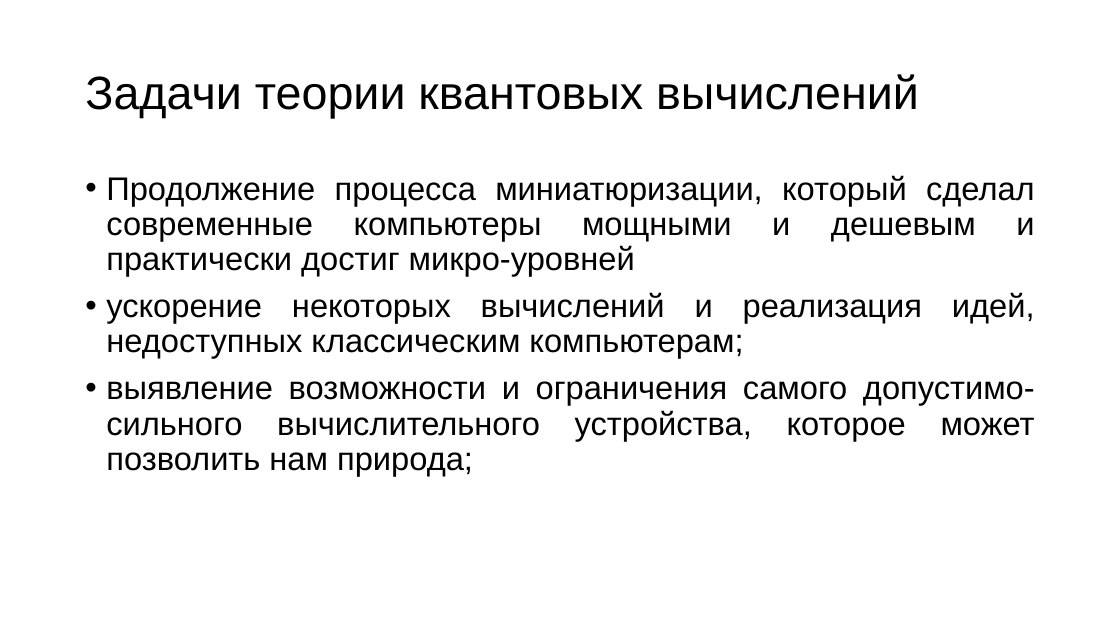
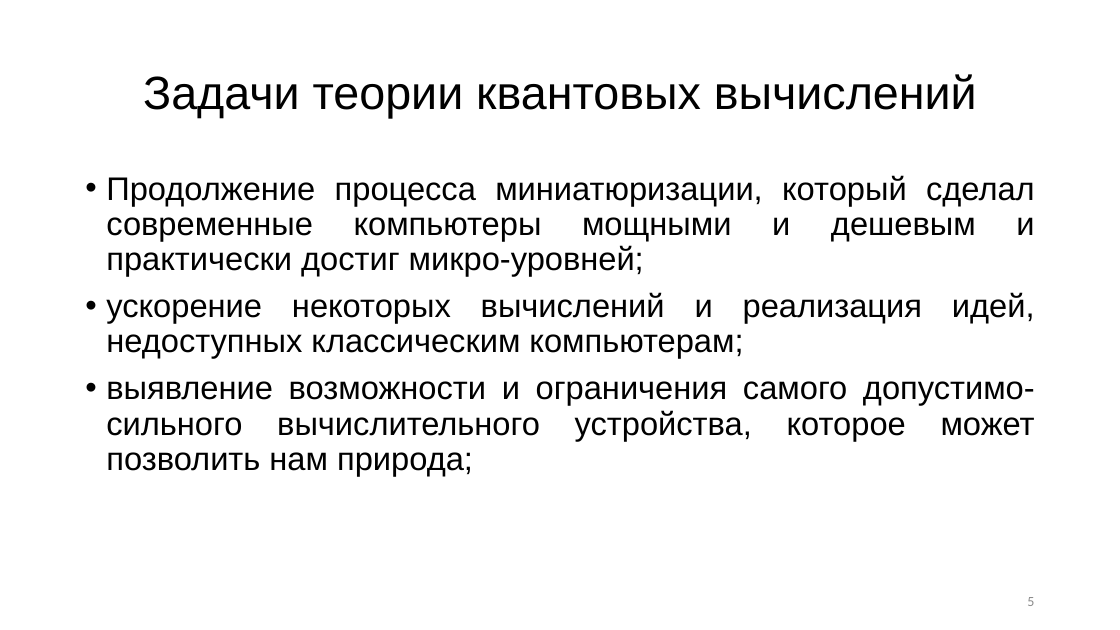
Before and after one commit to R0manych/Diploma2019, a slide deck: slide 5 of Черниговских 2к 14гр.pptx. Drawn at 1120x630 pixels with LibreOffice and Linux fonts; fonts in the diff are those of the drawing. Boxes give left, top, right and bottom in pixels: in the first picture for what was removed or moved away, otherwise in the second. Text is boxed around its words. In the diff, an @@ line names an element or a change of style, - is before the commit and + after.

```diff
--- a/Черниговских 2к 14гр.pptx
+++ b/Черниговских 2к 14гр.pptx
@@ title "Задачи теории квантовых вычислений" at <box>143,74,977,118</box>: alignment left to centre @@
@@ text at <box>106,175,1035,276</box>: text changed @@
-• Продолжение процесса миниатюризации, который сделал современные компьютеры мощными и дешевым и
-  практически достиг микро-уровней
+• Продолжение процесса миниатюризации, который сделал современные компьютеры мощными и дешевым и
+  практически достиг микро-уровней;
@@ page number added at <box>1027,597,1034,606</box>, 12 pt, text #8C8C8C @@
+5
```
Also in this commit, not shown: 16 other slides changed, 1 slide added, 1 slide removed.
